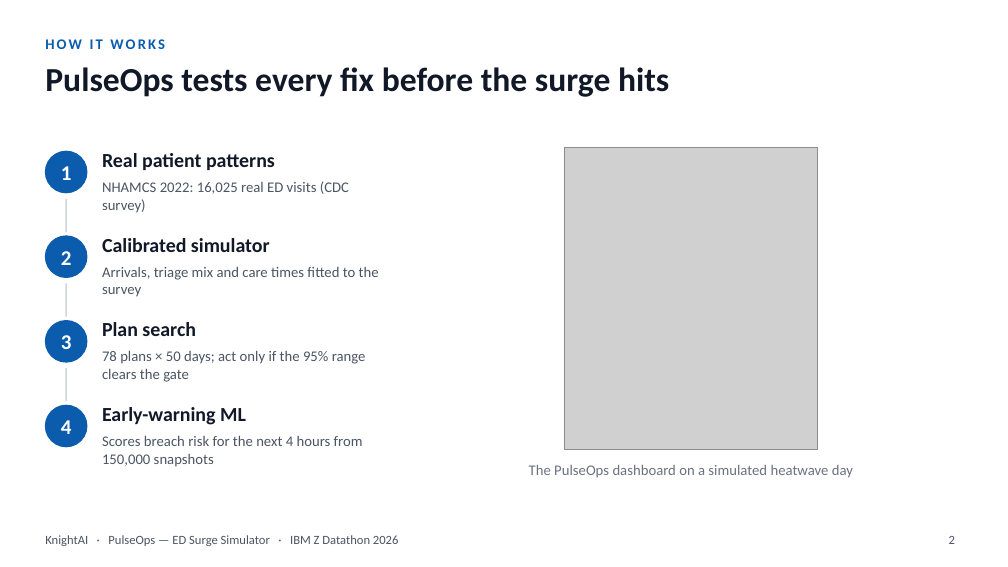
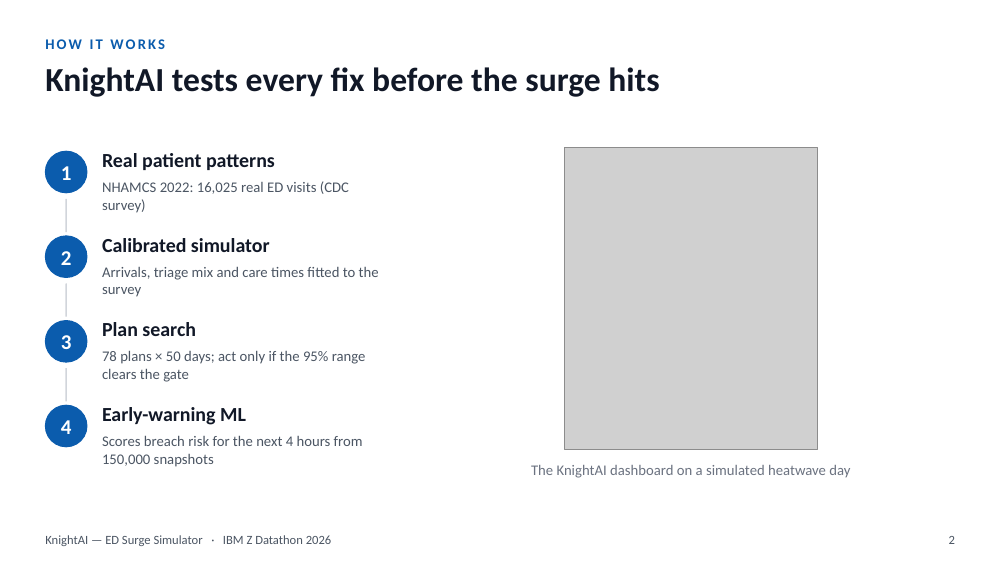
Before and after one commit to naranll/ed-surge-simulator, a slide deck: slide 2 of docs/presentation/knightai_ed_surge.pptx. Drawn at 1008x567 pixels with LibreOffice and Linux fonts; fonts in the diff are those of the drawing; grey boxes stand for pictures. Boxes give left, top, right and bottom in pixels: in the first picture for what was removed or moved away, otherwise in the second. Text is boxed around its words. In the diff, an @@ line names an element or a change of style, - is before the commit and + after.

```diff
--- a/docs/presentation/knightai_ed_surge.pptx
+++ b/docs/presentation/knightai_ed_surge.pptx
@@ title at [45, 67, 659, 97]: text changed @@
-PulseOps tests every fix before the surge hits
+KnightAI tests every fix before the surge hits
@@ text at [531, 465, 850, 478]: text changed @@
-The PulseOps dashboard on a simulated heatwave day
+The KnightAI dashboard on a simulated heatwave day
@@ text at [45, 535, 331, 546]: text changed @@
-KnightAI · PulseOps — ED Surge Simulator · IBM Z Datathon 2026
+KnightAI — ED Surge Simulator · IBM Z Datathon 2026
```
Also in this commit, not shown: 4 other slides changed, 7 other files.
